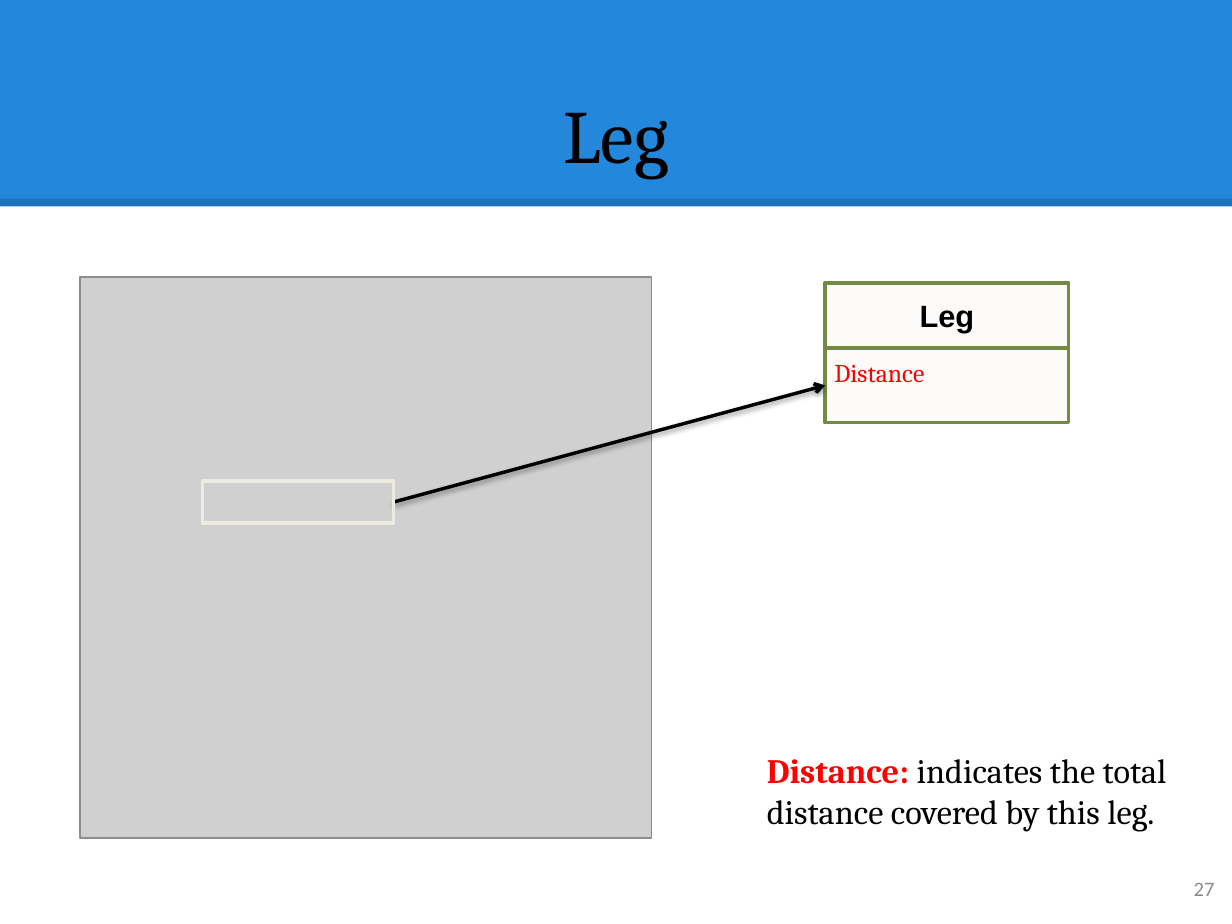
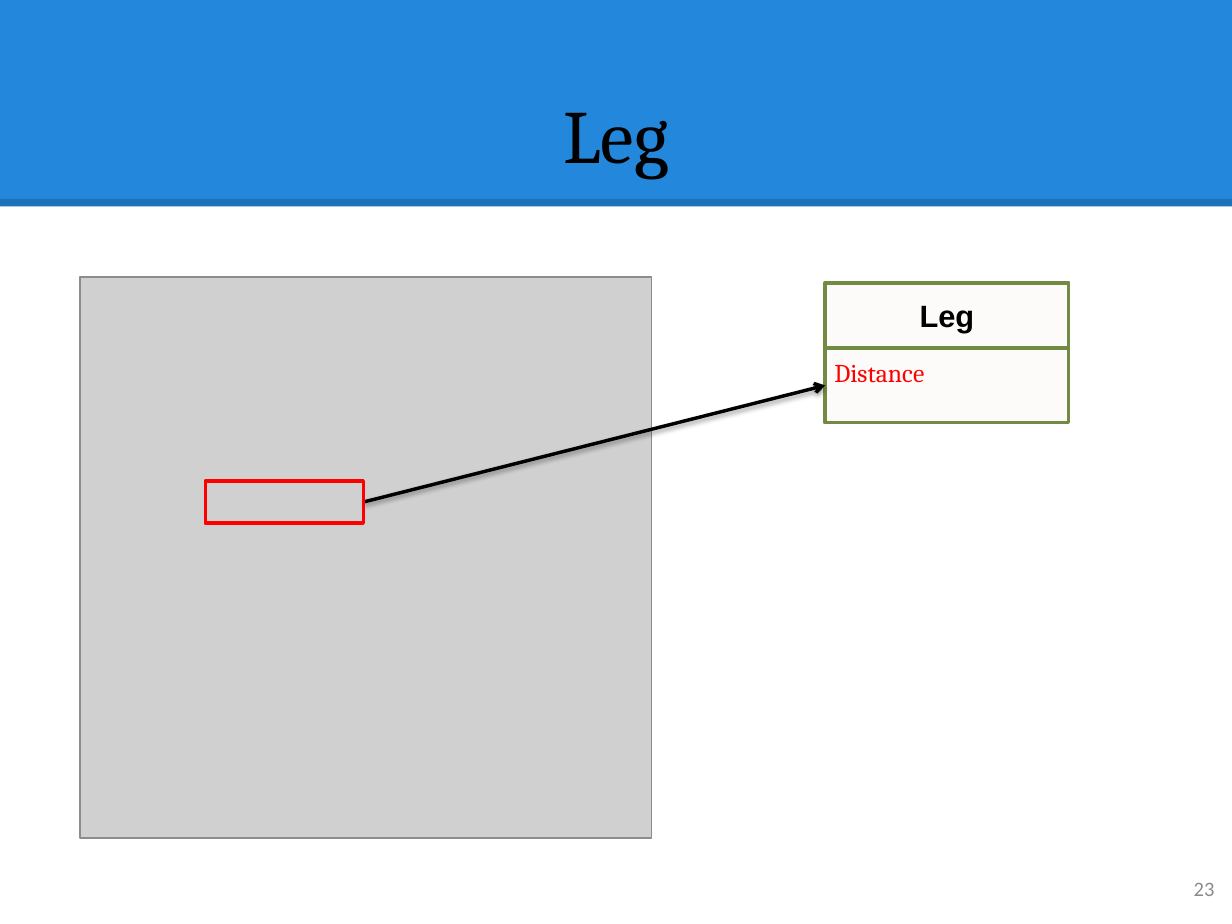
Before and after one commit to hqt/street-router, a slide deck: slide 23 of Document/presentation/ngoan/5 search motorbike.pptx (slide 27 before the commit). Drawn at 1232x924 pixels with LibreOffice and Linux fonts; fonts in the diff are those of the drawing; grey boxes stand for pictures. Boxes give left, top, right and bottom in pixels: in the first picture for what was removed or moved away, otherwise in the second. Text is boxed around its words. In the diff, an @@ line names an element or a change of style, - is before the commit and + after.

```diff
--- a/Document/presentation/ngoan/5 search motorbike.pptx
+++ b/Document/presentation/ngoan/5 search motorbike.pptx
@@ arrow moved from (393, 503) - (825, 386) to (363, 503) - (825, 386) @@
@@ rectangle: place and size @@
-rectangle at [202, 480, 393, 522]
+rectangle at [206, 480, 363, 522]
@@ rectangle at [206, 480, 363, 522]: outline #EEECE1 2 pt to #FF0000 2 pt @@
@@ text removed at [767, 759, 1167, 832] @@
-Distance: indicates the total distance covered by this leg.
@@ page number at [1194, 883, 1215, 896]: text changed @@
-27
+23
```
Also in this commit, not shown: 14 other slides changed, 15 slides added, 5 slides removed.
